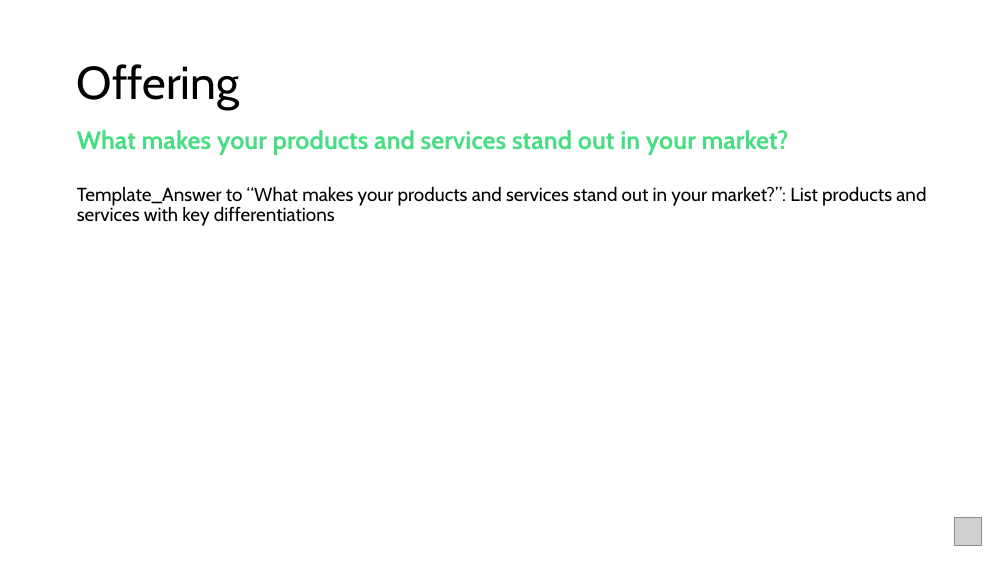
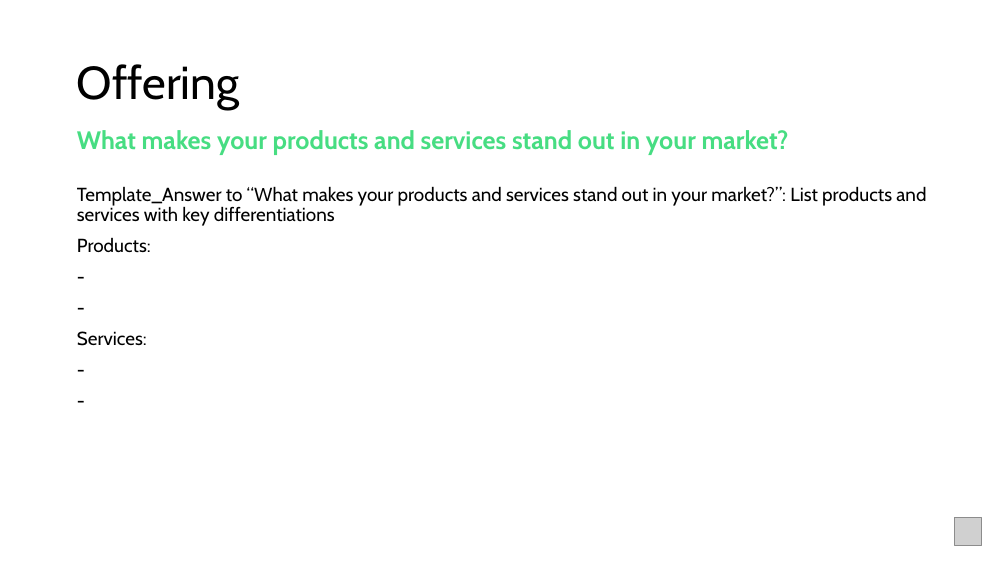
Before and after one commit to jupyter-naas/abi, a slide deck: slide 2 of assets/OrganizationTemplate.pptx. Drawn at 1008x567 pixels with LibreOffice and Linux fonts; fonts in the diff are those of the drawing; grey boxes stand for pictures. Boxes give left, top, right and bottom in pixels: in the first picture for what was removed or moved away, otherwise in the second. Text is boxed around its words. In the diff, an @@ line names an element or a change of style, - is before the commit and + after.

```diff
--- a/assets/OrganizationTemplate.pptx
+++ b/assets/OrganizationTemplate.pptx
@@ text at [77, 238, 151, 346]: paragraphs added @@
+Products:
+-
+-
+Services:
+-
+-
```
Also in this commit, not shown: 1 other slide changed, 2 other files.
